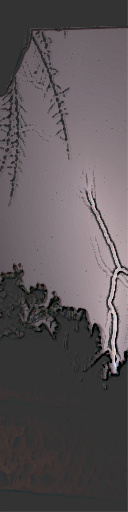
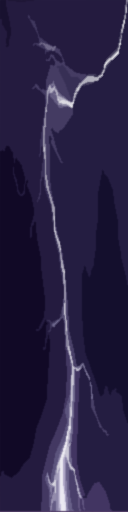
Comparing the layer stacks of the two 128 x 512 images. Changes:
removed layer "Layer 1 copy 2" (was 80%) over [0, 0, 128, 512]
removed layer "Layer 1 copy" over [0, 0, 128, 512]
added layer "Layer 2 copy" above "Layer 2" over [0, 0, 128, 512]
added layer "Layer 2" above "Layer 1" over [0, 0, 128, 512]
